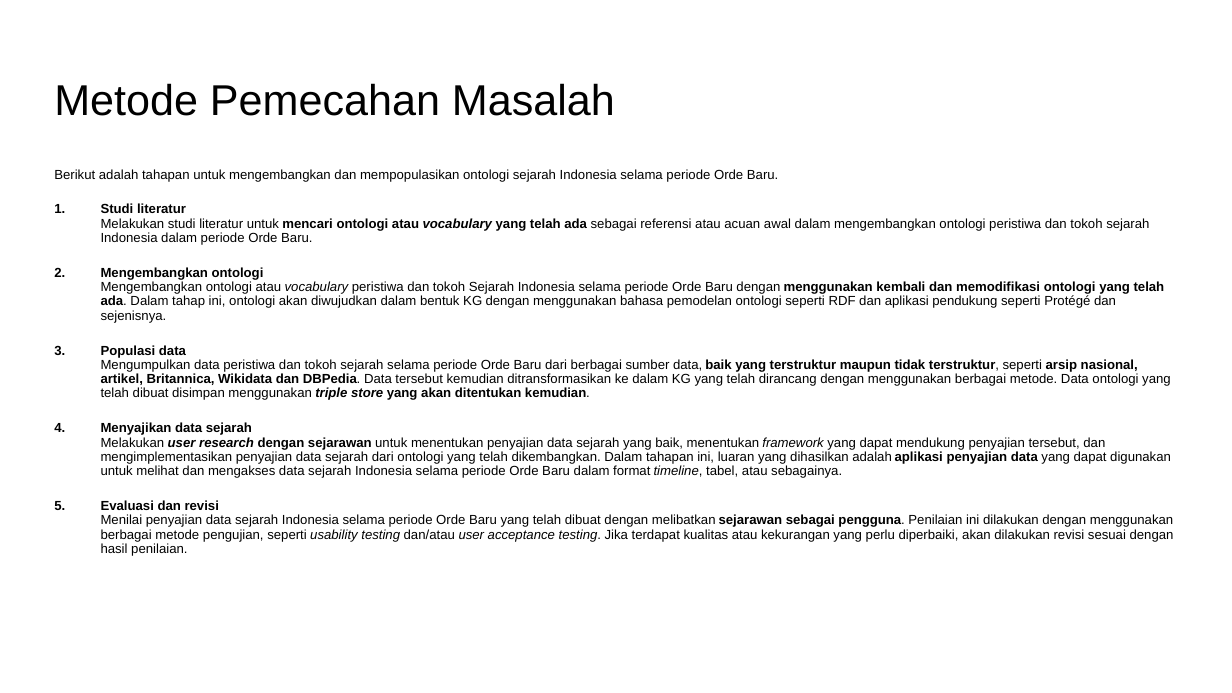
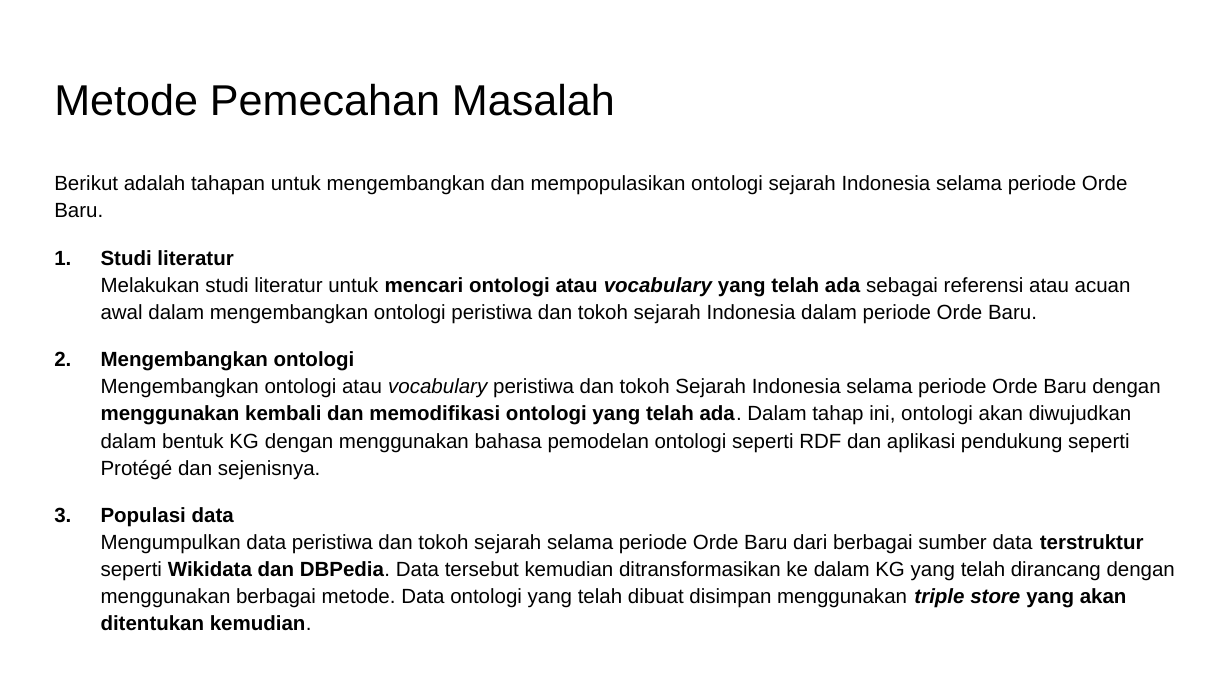
Before and after one commit to rcsenlia/Ontologi-Sejarah-Indonesia, a slide deck: slide 6 of JudahAriesakaMagaini/Proposal TA.pptx. Drawn at 1232x693 pixels with LibreOffice and Linux fonts; fonts in the diff are those of the drawing. Boxes give left, top, right and bottom in pixels: in the first picture for what was removed or moved away, otherwise in the second. Text is boxed around its words. In the diff, an @@ line names an element or a change of style, - is before the commit and + after.

```diff
--- a/JudahAriesakaMagaini/Proposal TA.pptx
+++ b/JudahAriesakaMagaini/Proposal TA.pptx
@@ text at [54, 175, 1160, 480]: size 7.8 to 12 pt in "Berikut adalah tahapan untuk mengembangkan dan mempopulasika ...", "Studi literatur Melakukan studi literatur untuk mencari ...", "Mengembangkan ontologi Mengembangkan ontologi atau vocabular ..."; line spacing 0.9 to 1.1 @@
@@ text at [101, 507, 1175, 608]: text changed; size 7.8 to 12 pt @@
-3. Populasi data
-   Mengumpulkan data peristiwa dan tokoh sejarah selama periode Orde Baru dari berbagai sumber data, baik yang terstruktur maupun tidak terstruktur, seperti arsip nasional, artikel, Britannica, Wikidata dan DBPedia. Data tersebut kemudian ditransformasikan ke dalam KG yang telah dirancang dengan menggunakan berbagai metode. Data ontologi yang telah dibuat disimpan menggunakan triple store yang akan ditentukan kemudian.
-4. Menyajikan data sejarah
-   Melakukan user research dengan sejarawan untuk menentukan penyajian data sejarah yang baik, menentukan framework yang dapat mendukung penyajian tersebut, dan mengimplementasikan penyajian data sejarah dari ontologi yang telah dikembangkan. Dalam tahapan ini, luaran yang dihasilkan adalah aplikasi penyajian data yang dapat digunakan untuk melihat dan mengakses data sejarah Indonesia selama periode Orde Baru dalam format timeline, tabel, atau sebagainya.
-5. Evaluasi dan revisi
-   Menilai penyajian data sejarah Indonesia selama periode Orde Baru yang telah dibuat dengan melibatkan sejarawan sebagai pengguna. Penilaian ini dilakukan dengan menggunakan berbagai metode pengujian, seperti usability testing dan/atau user acceptance testing. Jika terdapat kualitas atau kekurangan yang perlu diperbaiki, akan dilakukan revisi sesuai dengan hasil penilaian.
+3. Populasi data
+   Mengumpulkan data peristiwa dan tokoh sejarah selama periode Orde Baru dari berbagai sumber data terstruktur seperti Wikidata dan DBPedia. Data tersebut kemudian ditransformasikan ke dalam KG yang telah dirancang dengan menggunakan berbagai metode. Data ontologi yang telah dibuat disimpan menggunakan triple store yang akan ditentukan kemudian.
```
Also in this commit, not shown: 2 other slides changed, 1 slide added, 1 other file.
